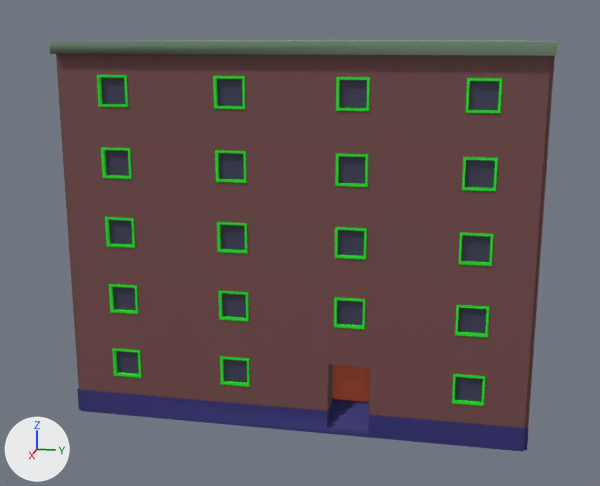
The FBX model OSB3D/Assets/Prefabs/Import/Buildings/BR20_F05_02.fbx, before and after one commit.
Rendered twice from a camera (50 mm lens) standing at (85.1, 14.4, 16.6) and looking at (41.0, 5.6, 5.6). Arrows for +X, +Y and +Z are at lower left; the lights stay in place. Where no turn or scale is listed for an object, it has been applied to the vertices.

Before the edit, the objects in view are built like this:
```python
mat_plinth_004 = principled_material('Plinth.004')
mat_plinth_004.base_color = (0.0266, 0.0244, 0.168)  # dark blue #2d2b72
mat_plinth_004.roughness = 0.701
me_cube_063 = bpy.data.meshes.new('Cube.063')
me_cube_063.from_pydata(...)  # 1045 vertices, 835 faces; spans x -12.8..12.8, y -10.0..10.0, z -8.5..8.0
# faces by material slot: [41, 35, 21, 624, 6, 42, 66]
me_cube_063.materials.append(mat_facade_004)  # brown #724848
me_cube_063.materials.append(mat_plinth_004)  # dark blue #2d2b72
me_cube_063.materials.append(mat_door_004)  # orange #e76a46
me_cube_063.materials.append(mat_windowframe_004)  # green #15e71b
me_cube_063.materials.append(mat_roof_004)  # green #7b957c
me_cube_063.materials.append(mat_windowglass_004)  # dark blue #3e3b58
me_cube_063.materials.append(mat_doorknob_004)  # yellow #e7b43d
ob_br20_f05_02 = bpy.data.objects.new('BR20_F05_02', me_cube_063)
ob_br20_f05_02.location = (40.0, 7.5, 8.5)
```
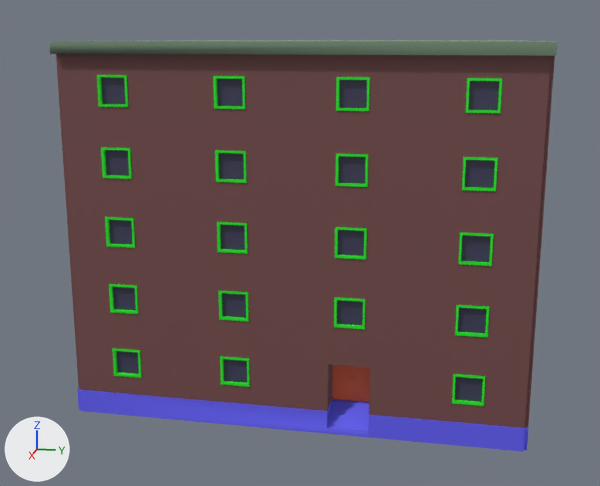
Where the newer file only moved an object's origin or applied its transform, the numbers keep the older frame.

What the commit changed:
Material 'Plinth.004' (mat_plinth_004) changes colour from dark blue #2d2b72 to blue #605cf1; in linear values from (0.0266, 0.0244, 0.168) to (0.117, 0.106, 0.883).

Boxes (x1, y1, x2, y2) around the edits, measured in the pictures (600 x 486 px):
'BR20_F05_02', recoloured
    both: (77, 385, 529, 452)
